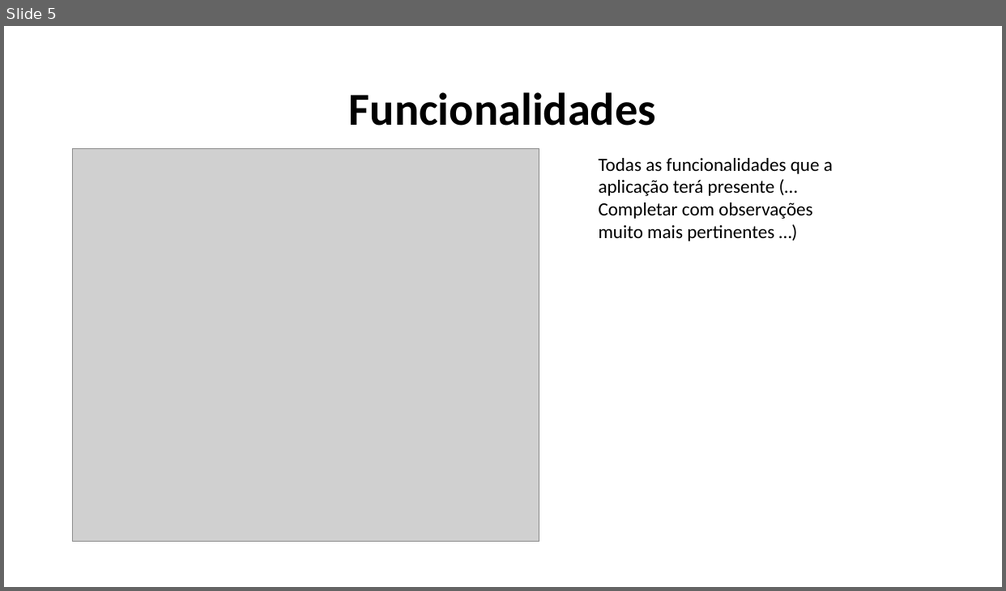
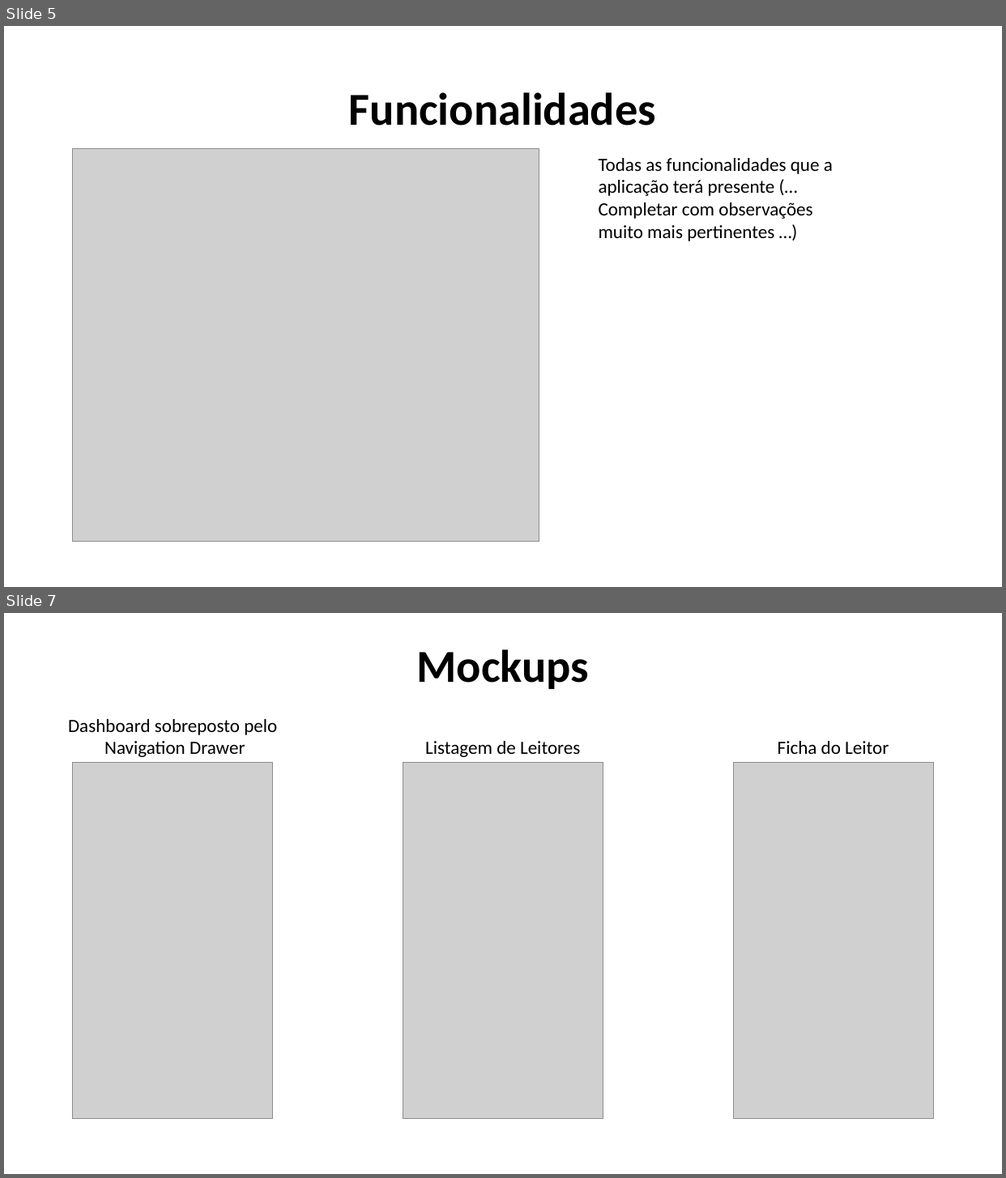
Before and after one commit to 2180622/IPL_PSI_ProjetoFinal_SARAMAGO, a slide deck: Documentacao/Especificacao_Sistema_Informacao/AndroidPowerPoint.pptx. Shown one above the other, each under a label of ours: slide 5 before the commit, slides 5 and 7 after it; the slides between them are not shown. The pictures are 1006x591 and 1006x1178 pixels, drawn with LibreOffice and Linux fonts; fonts in the diff are those of the drawing; grey boxes stand for pictures. Boxes give left, top, right and bottom in pixels: in the first picture for what was removed or moved away, otherwise in the second. Text is boxed around its words. In the diff, an @@ line names an element or a change of style, - is before the commit and + after.

```diff
--- a/Documentacao/Especificacao_Sistema_Informacao/AndroidPowerPoint.pptx
+++ b/Documentacao/Especificacao_Sistema_Informacao/AndroidPowerPoint.pptx
@@ slide 7 added at bbox=[4, 613, 1002, 1174], background #FFFFFF @@
@@ text added at bbox=[417, 649, 590, 689], 44 pt, text #000000, bold @@
+Mockups
@@ text added at bbox=[68, 719, 277, 757], 18 pt, text #000000 @@
+Dashboard sobreposto pelo
+Navigation Drawer
@@ text added at bbox=[425, 741, 580, 757], 18 pt, text #000000 @@
+Listagem de Leitores
@@ text added at bbox=[778, 741, 889, 754], 18 pt, text #000000 @@
+Ficha do Leitor
@@ picture added at bbox=[73, 763, 274, 1119] @@
@@ picture added at bbox=[403, 763, 603, 1119] @@
@@ picture added at bbox=[733, 763, 934, 1119] @@
```
Also in this commit, not shown: 1 slide changed, 5 other slides added, 2 slides removed.
